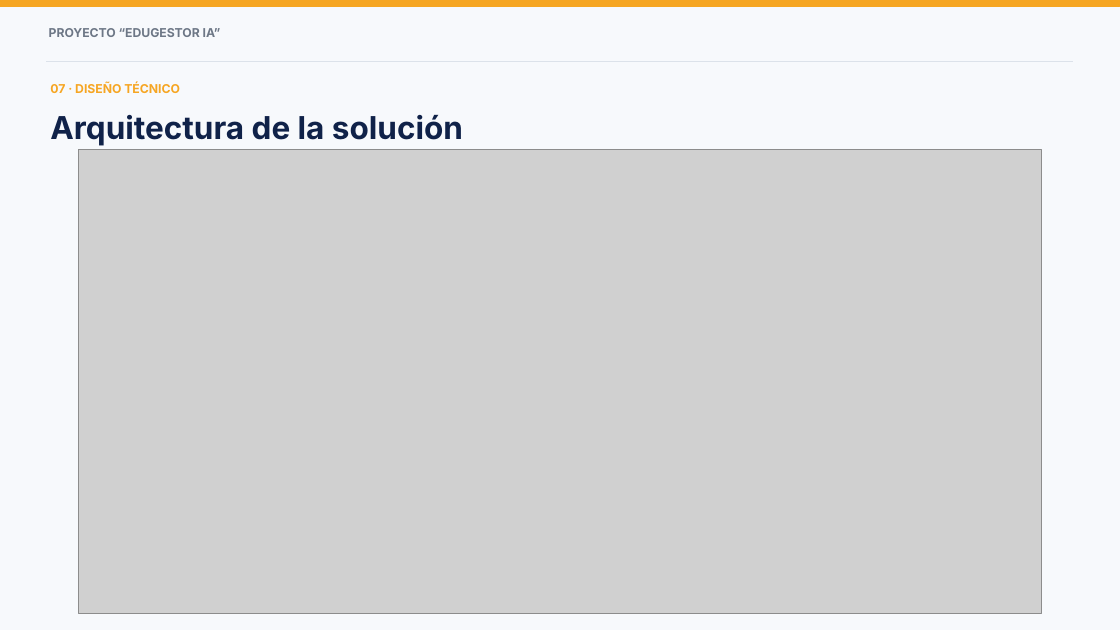
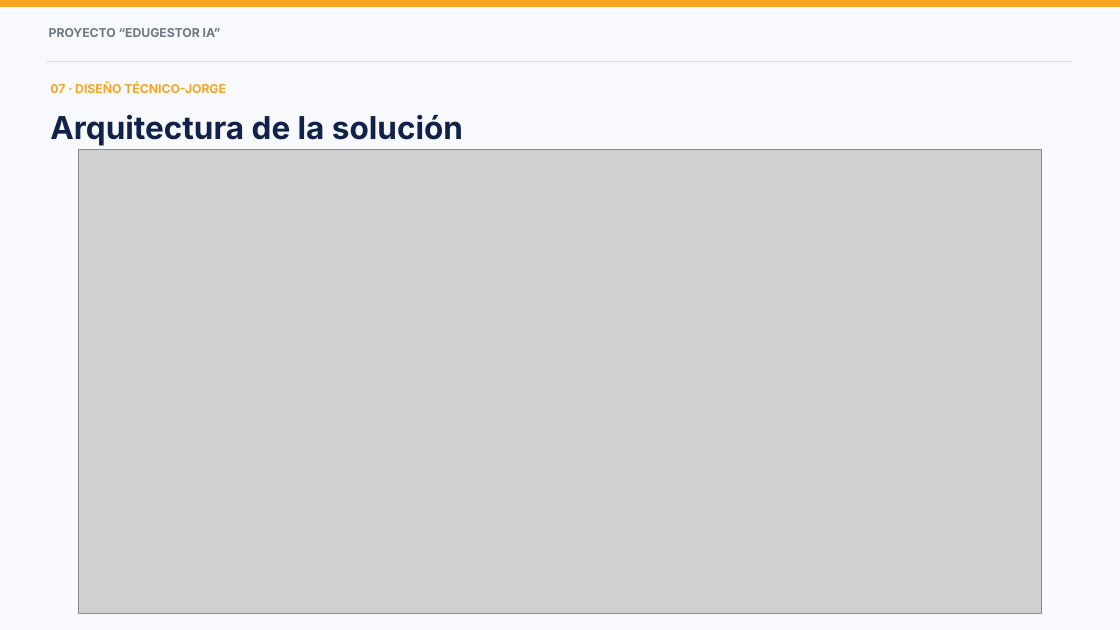
Before and after one commit to EstebanIn/Grupo5Capstone, a slide deck: slide 8 of Fase 3/Evidencias Grupales/Presentacion Proyecto_EdugestorIA.pptx. Drawn at 1120x630 pixels with LibreOffice and Linux fonts; fonts in the diff are those of the drawing; grey boxes stand for pictures; background and template pictures are left out. Boxes give left, top, right and bottom in pixels: in the first picture for what was removed or moved away, otherwise in the second. Text is boxed around its words. In the diff, an @@ line names an element or a change of style, - is before the commit and + after.

```diff
--- a/Fase 3/Evidencias Grupales/Presentacion Proyecto_EdugestorIA.pptx
+++ b/Fase 3/Evidencias Grupales/Presentacion Proyecto_EdugestorIA.pptx
@@ text at [50, 84, 226, 93]: text changed @@
-07 · DISEÑO TÉCNICO
+07 · DISEÑO TÉCNICO-JORGE
```
Also in this commit, not shown: 5 other slides changed, 1 slide added, 10 other files.
